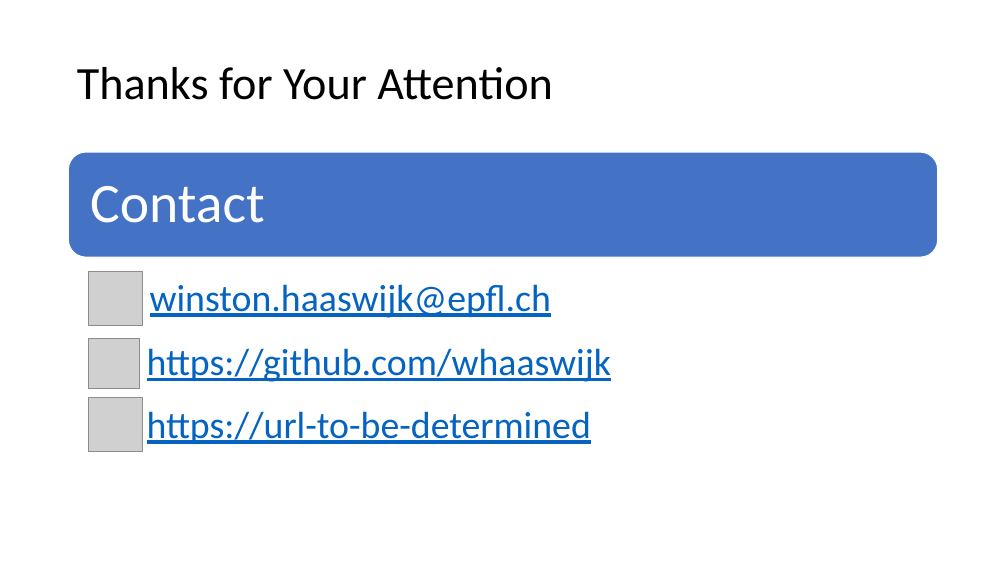
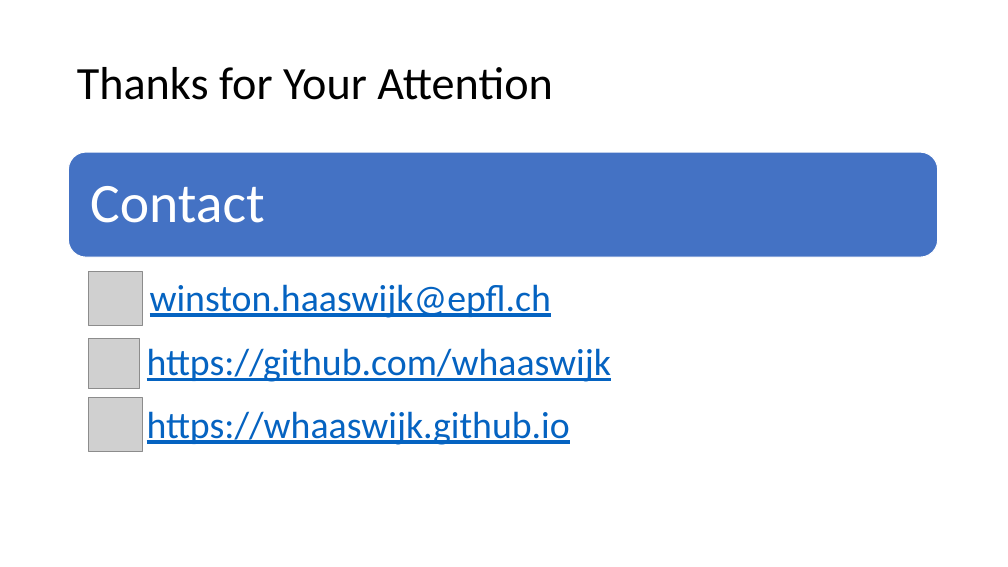
Before and after one commit to whaaswijk/whaaswijk.github.io, a slide deck: slide 16 of presentations/DAC18.pptx. Drawn at 1008x567 pixels with LibreOffice and Linux fonts; fonts in the diff are those of the drawing; grey boxes stand for pictures. Boxes give left, top, right and bottom in pixels: in the first picture for what was removed or moved away, otherwise in the second. Text is boxed around its words. In the diff, an @@ line names an element or a change of style, - is before the commit and + after.

Commit message:
Updating DAC'18 talk

```diff
--- a/presentations/DAC18.pptx
+++ b/presentations/DAC18.pptx
@@ text at bbox=[147, 411, 570, 445]: text changed @@
-https://url-to-be-determined
+https://whaaswijk.github.io
```
